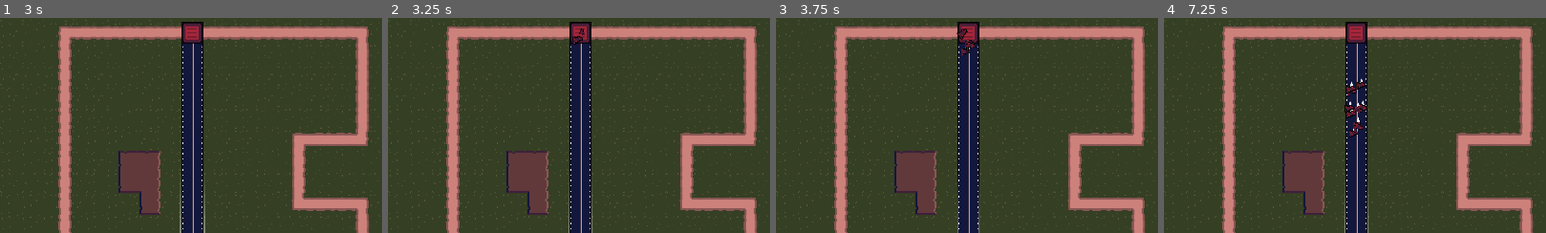
Above: before the commit, frames 1-4 (left to right).
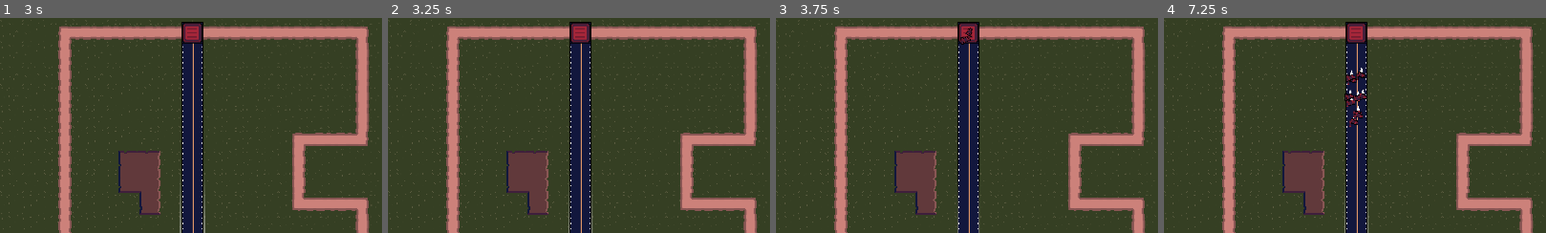
Above: after the commit, the same moments.

Repository: ClemiDouce/halloween-game-jam-2026
Game: Godot game, scene res://scenes/world.tscn
Same seed, same stepped clock (60 frames per second), same inputs: the game is played once before the commit and once after it.
Inputs (mouse positions are % of the whole screen's width and height, from its top left):
- Up to frame 1 (3 s): tap Enter at 0.5 s; hold Up (ui_up) 0.53-1.25 s; tap D (destroy_building) at 0.6 s; click (5, 83) at 1.25 s; click (9, 83) at 2.02 s; click (13, 83) at 2.77 s
- Up to frame 2 (3.25 s): no input
- Up to frame 3 (3.75 s): click (5, 90) at 3.52 s
- Up to frame 4 (7.25 s): click (9, 90) at 4.27 s; click (13, 90) at 5.02 s; click (5, 97) at 5.77 s; click (9, 97) at 6.52 s
The pictures show only the part of the screen within x 37-87%, y 14-64%; the shares and areas given below are measured in that part.

Frame 1 is identical in both runs. In frame 2, less than 0.1% of the frame differs, in the area x 48-52%, y 4-13%; in frame 3, 0.3%; in frame 4, 1.1%, in the area x 47-53%, y 23-56%.

Commit message:
queue card visualizer

Diff:
--- a/data/units/gun_soldier.tres
+++ b/data/units/gun_soldier.tres
@@ -24,7 +24,7 @@
 speed = 35.0
 trail_length = 20
 cost = 100
-time_to_build = 0.5
+time_to_build = 1.0
 texture = Dictionary[int, Texture]({
 0: SubResource("AtlasTexture_uwuil"),
 1: SubResource("AtlasTexture_tmmt3")
--- a/data/units/missile_launcher.tres
+++ b/data/units/missile_launcher.tres
@@ -24,13 +24,13 @@
 speed = 20.0
 trail_length = 40
 cost = 100
+time_to_build = 2.2
 texture = Dictionary[int, Texture]({
 0: SubResource("AtlasTexture_dvkc8"),
 1: SubResource("AtlasTexture_flxeg")
 })
 input_keyboard = SubResource("InputEventKey_xeb85")
 button_icon = ExtResource("1_36fec")
-ui_description = "Long attack range"
 unit_name = "Missile Launcher"
 health = 10
 damage = 30
--- a/data/units/plane.tres
+++ b/data/units/plane.tres
@@ -14,6 +14,7 @@
 script = ExtResource("1_3xmfv")
 speed = 150.0
 trail_length = 20
+time_to_build = 3.0
 texture = Dictionary[int, Texture]({
 0: ExtResource("3_1yp75"),
 1: ExtResource("4_gydww")
--- /dev/null
+++ b/scenes/queue/queue_card.tscn
@@ -0,0 +1,310 @@
+[gd_scene format=3 uid="uid://d36fo5kwwpef4"]
+
+[ext_resource type="Script" uid="uid://bon1xtp82d8pd" path="res://scripts/queue_card.gd" id="1_r1wie"]
+[ext_resource type="Texture2D" uid="uid://dy0d3np7je6mt" path="res://assets/art/processed_units/plane_red.png" id="1_v5ods"]
+
+[sub_resource type="StyleBoxFlat" id="StyleBoxFlat_m678v"]
+bg_color = Color(0.41263404, 0.6787792, 0.35820284, 1)
+corner_radius_top_left = 16
+corner_radius_top_right = 16
+corner_radius_bottom_right = 16
+corner_radius_bottom_left = 16
+
+[sub_resource type="Animation" id="Animation_v7fry"]
+length = 0.001
+tracks/0/type = "value"
+tracks/0/imported = false
+tracks/0/enabled = true
+tracks/0/path = NodePath(".:offset_transform_rotation")
+tracks/0/interp = 1
+tracks/0/loop_wrap = true
+tracks/0/keys = {
+"times": PackedFloat32Array(0),
+"transitions": PackedFloat32Array(1),
+"update": 0,
+"values": [0.0]
+}
+tracks/1/type = "value"
+tracks/1/imported = false
+tracks/1/enabled = true
+tracks/1/path = NodePath(".:offset_transform_scale")
+tracks/1/interp = 1
+tracks/1/loop_wrap = true
+tracks/1/keys = {
+"times": PackedFloat32Array(0),
+"transitions": PackedFloat32Array(1),
+"update": 0,
+"values": [Vector2(1, 1)]
+}
+tracks/2/type = "value"
+tracks/2/imported = false
+tracks/2/enabled = true
+tracks/2/path = NodePath(".:offset_transform_position")
+tracks/2/interp = 1
+tracks/2/loop_wrap = true
+tracks/2/keys = {
+"times": PackedFloat32Array(0),
+"transitions": PackedFloat32Array(1),
+"update": 0,
+"values": [Vector2(0, 0)]
+}
+tracks/3/type = "value"
+tracks/3/imported = false
+tracks/3/enabled = true
+tracks/3/path = NodePath(".:modulate")
+tracks/3/interp = 1
+tracks/3/loop_wrap = true
+tracks/3/keys = {
+"times": PackedFloat32Array(0),
+"transitions": PackedFloat32Array(1),
+"update": 0,
+"values": [Color(1, 1, 1, 1)]
+}
+tracks/4/type = "value"
+tracks/4/imported = false
+tracks/4/enabled = true
+tracks/4/path = NodePath(".:offset_transform_scale:x")
+tracks/4/interp = 1
+tracks/4/loop_wrap = true
+tracks/4/keys = {
+"times": PackedFloat32Array(0),
+"transitions": PackedFloat32Array(1),
+"update": 1,
+"values": [0.0]
+}
+tracks/5/type = "value"
+tracks/5/imported = false
+tracks/5/enabled = true
+tracks/5/path = NodePath(".:offset_transform_scale:y")
+tracks/5/interp = 1
+tracks/5/loop_wrap = true
+tracks/5/keys = {
+"times": PackedFloat32Array(0),
+"transitions": PackedFloat32Array(1),
+"update": 1,
+"values": [0.0]
+}
+
+[sub_resource type="Animation" id="Animation_7ch3q"]
+resource_name = "enter_hand"
+length = 0.23333333
+tracks/0/type = "value"
+tracks/0/imported = false
+tracks/0/enabled = true
+tracks/0/path = NodePath(".:offset_transform_rotation")
+tracks/0/interp = 1
+tracks/0/loop_wrap = true
+tracks/0/keys = {
+"times": PackedFloat32Array(0, 0.13333334, 0.16666669, 0.23333333),
+"transitions": PackedFloat32Array(0.5, 0.34151018, 0.34151018, 1),
+"update": 0,
+"values": [-0.8726646259971648, 0.2617993877991494, 0.2617993877991494, 0.0]
+}
+tracks/1/type = "value"
+tracks/1/imported = false
+tracks/1/enabled = true
+tracks/1/path = NodePath(".:offset_transform_scale")
+tracks/1/interp = 1
+tracks/1/loop_wrap = true
+tracks/1/keys = {
+"times": PackedFloat32Array(0, 0.13333334, 0.16666669, 0.23333333),
+"transitions": PackedFloat32Array(1, 1, 1, 1),
+"update": 0,
+"values": [Vector2(0.7, 0.7), Vector2(1.2, 1.2), Vector2(1.2, 1.2), Vector2(1, 1)]
+}
+tracks/2/type = "value"
+tracks/2/imported = false
+tracks/2/enabled = true
+tracks/2/path = NodePath(".:offset_transform_position")
+tracks/2/interp = 1
+tracks/2/loop_wrap = true
+tracks/2/keys = {
+"times": PackedFloat32Array(0, 0.13333334, 0.16666669, 0.23333333),
+"transitions": PackedFloat32Array(0.5, 0.34151018, 0.34151018, 1),
+"update": 0,
+"values": [Vector2(-200, 0), Vector2(100, 0), Vector2(100, 0), Vector2(0, 0)]
+}
+tracks/3/type = "value"
+tracks/3/imported = false
+tracks/3/enabled = true
+tracks/3/path = NodePath(".:modulate")
+tracks/3/interp = 1
+tracks/3/loop_wrap = true
+tracks/3/keys = {
+"times": PackedFloat32Array(0, 0.23333333),
+"transitions": PackedFloat32Array(1, 1),
+"update": 0,
+"values": [Color(1, 1, 1, 0), Color(1, 1, 1, 1)]
+}
+
+[sub_resource type="Animation" id="Animation_r1wie"]
+resource_name = "exit_hand"
+length = 0.23333333
+tracks/0/type = "value"
+tracks/0/imported = false
+tracks/0/enabled = true
+tracks/0/path = NodePath(".:offset_transform_rotation")
+tracks/0/interp = 1
+tracks/0/loop_wrap = true
+tracks/0/keys = {
+"times": PackedFloat32Array(0, 0.06666666, 0.10000001, 0.23333333),
+"transitions": PackedFloat32Array(0.34151018, 0.34151018, 0.34151018, 1),
+"update": 0,
+"values": [0.0, -0.2617993877991494, -0.2617993877991494, 0.8726646259971648]
+}
+tracks/1/type = "value"
+tracks/1/imported = false
+tracks/1/enabled = true
+tracks/1/path = NodePath(".:offset_transform_scale")
+tracks/1/interp = 1
+tracks/1/loop_wrap = true
+tracks/1/keys = {
+"times": PackedFloat32Array(0, 0.06666667, 0.10000002, 0.23333333),
+"transitions": PackedFloat32Array(1, 1, 1, 1),
+"update": 0,
+"values": [Vector2(1, 1), Vector2(1.2, 1.2), Vector2(1.2, 1.2), Vector2(1, 1)]
+}
+tracks/2/type = "value"
+tracks/2/imported = false
+tracks/2/enabled = true
+tracks/2/path = NodePath(".:offset_transform_position")
+tracks/2/interp = 1
+tracks/2/loop_wrap = true
+tracks/2/keys = {
+"times": PackedFloat32Array(0, 0.06666666, 0.10000001, 0.23333333),
+"transitions": PackedFloat32Array(0.34151018, 0.34151018, 0.34151018, 1),
+"update": 0,
+"values": [Vector2(0, 0), Vector2(-100, 0), Vector2(-100, 0), Vector2(200, 0)]
+}
+tracks/3/type = "value"
+tracks/3/imported = false
+tracks/3/enabled = true
+tracks/3/path = NodePath(".:modulate")
+tracks/3/interp = 1
+tracks/3/loop_wrap = true
+tracks/3/keys = {
+"times": PackedFloat32Array(0, 0.23333333),
+"transitions": PackedFloat32Array(0.6372803, 1),
+"update": 0,
+"values": [Color(1, 1, 1, 1), Color(1, 1, 1, 0)]
+}
+tracks/4/type = "method"
+tracks/4/imported = false
+tracks/4/enabled = true
+tracks/4/path = NodePath(".")
+tracks/4/interp = 1
+tracks/4/loop_wrap = true
+tracks/4/keys = {
+"times": PackedFloat32Array(0.23333333),
+"transitions": PackedFloat32Array(1),
+"values": [{
+"args": [],
+"method": &"queue_free"
+}]
+}
+
+[sub_resource type="Animation" id="Animation_m678v"]
+resource_name = "rise"
+length = 0.16666667
+tracks/0/type = "value"
+tracks/0/imported = false
+tracks/0/enabled = true
+tracks/0/path = NodePath(".:offset_transform_scale:x")
+tracks/0/interp = 1
+tracks/0/loop_wrap = true
+tracks/0/keys = {
+"times": PackedFloat32Array(0, 0.16666667),
+"transitions": PackedFloat32Array(2, 1),
+"update": 0,
+"values": [0.0, 1.0]
+}
+tracks/1/type = "value"
+tracks/1/imported = false
+tracks/1/enabled = true
+tracks/1/path = NodePath(".:offset_transform_scale:y")
+tracks/1/interp = 1
+tracks/1/loop_wrap = true
+tracks/1/keys = {
+"times": PackedFloat32Array(0, 0.13333334, 0.16666667),
+"transitions": PackedFloat32Array(0.5, 0.5, 1),
+"update": 0,
+"values": [0.0, 1.1, 1.0]
+}
+
+[sub_resource type="Animation" id="Animation_3xb5y"]
+resource_name = "unrise"
+length = 0.16666667
+tracks/0/type = "value"
+tracks/0/imported = false
+tracks/0/enabled = true
+tracks/0/path = NodePath(".:offset_transform_scale:x")
+tracks/0/interp = 1
+tracks/0/loop_wrap = true
+tracks/0/keys = {
+"times": PackedFloat32Array(0, 0.16666667),
+"transitions": PackedFloat32Array(2, 2),
+"update": 0,
+"values": [1.0, 0.0]
+}
+tracks/1/type = "value"
+tracks/1/imported = false
+tracks/1/enabled = true
+tracks/1/path = NodePath(".:offset_transform_scale:y")
+tracks/1/interp = 1
+tracks/1/loop_wrap = true
+tracks/1/keys = {
+"times": PackedFloat32Array(0, 0.03333333, 0.16666667),
+"transitions": PackedFloat32Array(0.5, 0.5, 0.5),
+"update": 0,
+"values": [1.0, 1.1, 0.0]
+}
+
+[sub_resource type="AnimationLibrary" id="AnimationLibrary_v5ods"]
+_data = {
+&"RESET": SubResource("Animation_v7fry"),
+&"enter_hand": SubResource("Animation_7ch3q"),
+&"exit_hand": SubResource("Animation_r1wie"),
+&"rise": SubResource("Animation_m678v"),
+&"unrise": SubResource("Animation_3xb5y")
+}
+
+[node name="QueueCard" type="PanelContainer" unique_id=2080259778]
+custom_minimum_size = Vector2(50, 50)
+offset_right = 50.0
+offset_bottom = 63.0
+size_flags_horizontal = 0
+size_flags_vertical = 0
+offset_transform_enabled = true
+offset_transform_pivot_ratio = Vector2(0.5, 1)
+script = ExtResource("1_r1wie")
+
+[node name="MarginContainer" type="MarginContainer" parent="." unique_id=1596437520]
+layout_mode = 2
+theme_override_constants/margin_left = 2
+theme_override_constants/margin_top = 2
+theme_override_constants/margin_right = 2
+theme_override_constants/margin_bottom = 2
+
+[node name="VBoxContainer" type="VBoxContainer" parent="MarginContainer" unique_id=1713472259]
+layout_mode = 2
+theme_override_constants/separation = 0
+
+[node name="UnitIcon" type="TextureRect" parent="MarginContainer/VBoxContainer" unique_id=1591383068]
+unique_name_in_owner = true
+layout_mode = 2
+size_flags_vertical = 3
+texture = ExtResource("1_v5ods")
+stretch_mode = 4
+
+[node name="CooldownProgress" type="ProgressBar" parent="MarginContainer/VBoxContainer" unique_id=1134898020]
+unique_name_in_owner = true
+custom_minimum_size = Vector2(0, 13.93)
+layout_mode = 2
+size_flags_vertical = 8
+theme_override_styles/fill = SubResource("StyleBoxFlat_m678v")
+value = 100.0
+show_percentage = false
+
+[node name="AnimationPlayer" type="AnimationPlayer" parent="." unique_id=371453198]
+libraries/ = SubResource("AnimationLibrary_v5ods")
+autoplay = &"rise"
--- a/scenes/unit_entity.tscn
+++ b/scenes/unit_entity.tscn
@@ -109,7 +109,6 @@
 [node name="MoveTrail" type="Line2D" parent="." unique_id=1460968029]
 show_behind_parent = true
 z_index = -1
-points = PackedVector2Array(87, 0, 87, 0, 87, 0, 87, 0, 87, 0, 87, 0, 87, 0, 87, 0, 87, 0, 87, 0, 87, 0, 87, 0, 87, 0, 87, 0, 87, 0, 87, 0, 87, 0, 87, 0, 87, 0, 87, 0, 87, 0, 87, 0, 87, 0, 87, 0, 87, 0, 87, 0, 87, 0, 87, 0, 87, 0, 87, 0, 87, 0, 87, 0, 87, 0, 87, 0, 87, 0, 87, 0, 87, 0, 87, 0, 87, 0, 87, 0, 87, 0, 87, 0, 87, 0, 87, 0, 87, 0, 87, 0, 87, 0, 87, 0, 87, 0, 87, 0)
 width = 5.0
 width_curve = SubResource("Curve_gnti6")
 script = ExtResource("3_m0sb2")
--- a/scenes/world.tscn
+++ b/scenes/world.tscn
@@ -3,6 +3,7 @@
 [ext_resource type="Script" uid="uid://b1ahgx2mjnkd5" path="res://scripts/game_manager.gd" id="1_o8fc1"]
 [ext_resource type="PackedScene" uid="uid://dk1sgrxi5yepn" path="res://scenes/base_view.tscn" id="2_4wyf3"]
 [ext_resource type="PackedScene" uid="uid://cthj6pcpappnu" path="res://scenes/overworld.tscn" id="2_i7141"]
+[ext_resource type="PackedScene" uid="uid://bfhkwvoxpdo70" path="res://trash/card_test/card_test.tscn" id="4_7r4gi"]
 [ext_resource type="Texture2D" uid="uid://bira2ai2dy0pu" path="res://assets/art/path_selection_line.png" id="7_4mrxx"]
 [ext_resource type="PackedScene" uid="uid://bg7fo8ea46gcr" path="res://scenes/path_selection_line.tscn" id="7_i7141"]
 [ext_resource type="Script" uid="uid://d3nq8uvycb5nh" path="res://scripts/base_building/base_manager.gd" id="9_7r4gi"]
@@ -25,6 +26,23 @@
 size_flags_horizontal = 3
 size_flags_vertical = 3
 player = NodePath("../../PlayerController")
+
+[node name="QueueVisualizer" type="Control" parent="BaseView" unique_id=177549027]
+layout_mode = 3
+anchors_preset = 15
+anchor_right = 1.0
+anchor_bottom = 1.0
+grow_horizontal = 2
+grow_vertical = 2
+
+[node name="QueueCardManager" parent="BaseView/QueueVisualizer" unique_id=1197703756 node_paths=PackedStringArray("base_manager") instance=ExtResource("4_7r4gi")]
+layout_mode = 1
+anchors_preset = 12
+anchor_top = 1.0
+offset_left = 640.0
+offset_top = -212.0
+grow_vertical = 0
+base_manager = NodePath("../../../BaseManager")
 
 [node name="BackgroundLayer" type="CanvasLayer" parent="." unique_id=869438757]
 layer = -64
--- a/scripts/base_building/base_manager.gd
+++ b/scripts/base_building/base_manager.gd
@@ -34,14 +34,15 @@
 		return _selected_path
 
 func _ready() -> void:
-	self.unit_queue.unit_ready.connect(func(unit_type, path):
-		var unit = UNIT_ENTITY.instantiate() as UnitEntity
-		entity_parent.add_child.call_deferred(unit)
-		await unit.ready
-		unit.set_unit(unit_type, path, team)
-	)
+	self.unit_queue.unit_ready.connect(generate_unit)
 
 	_generate_building_slots()
+
+func generate_unit(unit_type, path):
+	var unit = UNIT_ENTITY.instantiate() as UnitEntity
+	entity_parent.add_child.call_deferred(unit)
+	await unit.ready
+	unit.set_unit(unit_type, path, team)
 
 func connect_to_level(level_paths: Array[UnitPath], level_entity_parent: Node2D):
 	paths = level_paths
--- /dev/null
+++ b/scripts/queue_card.gd
@@ -0,0 +1,13 @@
+class_name QueueCard
+extends PanelContainer
+
+@onready var unit_icon: TextureRect = %UnitIcon
+@onready var cooldown_progress: ProgressBar = %CooldownProgress
+@onready var animation_player: AnimationPlayer = $AnimationPlayer
+
+func setup_card(unit: UnitResource):
+	unit_icon.texture = unit.button_icon
+	var cooldown_tween = create_tween()
+	cooldown_tween.tween_property(cooldown_progress, "value", 100, unit.time_to_build).from(0.)
+	await cooldown_tween.finished
+	animation_player.play("unrise")
--- a/scripts/unit_queue.gd
+++ b/scripts/unit_queue.gd
@@ -3,6 +3,7 @@
 
 var path: UnitPath
 
+signal unit_queued(type: UnitResource)
 signal unit_ready(type: UnitResource, path: UnitPath)
 
 var queue_list : Array[QueueItem]
@@ -13,6 +14,7 @@
 	new_item.unit = type
 	new_item.path = path
 	new_item.time_left = type.time_to_build
+	unit_queued.emit(type)
 	queue_list.append(new_item)
 
 func _process(delta: float):
Not shown, added: scripts/queue_card.gd.uid
